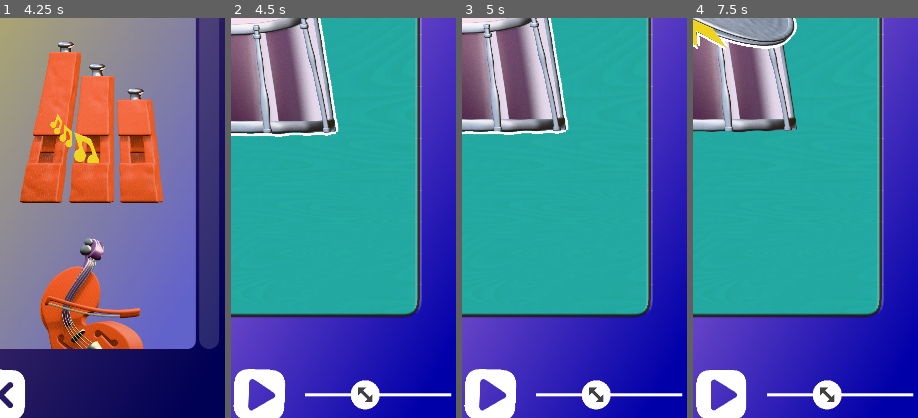
Above: before the commit, frames 1-4 (left to right).
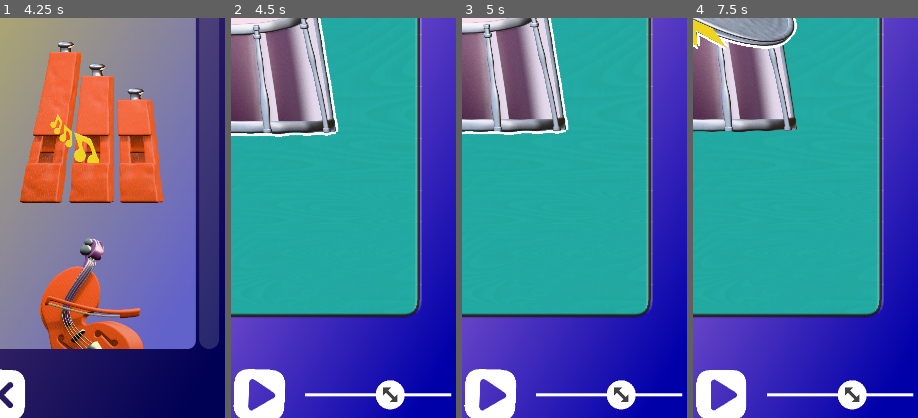
Above: after the commit, the same moments.

Repository: jwotto/speelklok-museum
Game: Godot game, scene res://scenes/main.tscn
Same seed, same stepped clock (60 frames per second), same inputs: the game is played once before the commit and once after it.
Inputs (mouse positions are % of the whole screen's width and height, from its top left):
- Up to frame 1 (4.25 s): click (50, 93) at 0.5 s; tap Enter at 1.25 s; move the mouse to (72, 45) at 1.27 s; tap 1 at 1.35 s; click (72, 45) at 1.42 s; click (50, 93) at 2 s; drag from (30, 55) to (45, 70) at 2.77 s; click (50, 93) at 3.5 s
- Up to frame 2 (4.5 s): click (29, 13) at 4.27 s
- Up to frame 3 (5 s): no input
- Up to frame 4 (7.5 s): click (56, 93) at 5 s; click (50, 93) at 5.75 s; click (44, 93) at 6.5 s; click (71, 13) at 7.27 s
The pictures show only the part of the screen within x 50-100%, y 46-96%; the shares and areas given below are measured in that part.

Frame 1 is identical in both runs. In frame 2, 1.4% of the frame differs, in the area x 53-78%, y 90-98%; in frame 3, 1.4%; in frame 4, 1.4%.

Commit message:
🎵 Audio wobble: snelheid gekoppeld aan magnitude + random fase per sticker
Max scale verlaagd naar 1.5. Wobble snelheid varieert per instrument
(zacht=langzaam, hard=snel). Elke sticker krijgt eigen random startfase.

Co-Authored-By: Claude Opus 4.6 (1M context) <noreply@anthropic.com>

Diff:
--- a/scenes/fase_sticker_placer/fase_sticker_placer.gd
+++ b/scenes/fase_sticker_placer/fase_sticker_placer.gd
@@ -229,13 +229,13 @@
 	tween.tween_property(sticker, "modulate:a", 1.0, 0.15).set_trans(Tween.TRANS_LINEAR)
 
 
-func _process(_delta: float) -> void:
+func _process(delta: float) -> void:
 	if Engine.is_editor_hint():
 		return
 	_check_trash_zone()
 	_update_sliders()
 	if _is_playing:
-		_update_sticker_pulse()
+		_update_sticker_pulse(delta)
 
 
 func _input(event: InputEvent) -> void:
@@ -371,7 +371,7 @@
 	return result
 
 
-func _update_sticker_pulse() -> void:
+func _update_sticker_pulse(delta: float) -> void:
 	## Pas sticker schaal aan op basis van hun instrument's audio amplitude
 	var magnitudes = _audio_player.get_all_magnitudes()
 	for sticker in _sticker_container.get_children():
@@ -379,7 +379,7 @@
 			continue
 		var instrument_id = sticker.scene_file_path.get_file().get_basename()
 		var mag = magnitudes.get(instrument_id, 0.0)
-		sticker.set_audio_pulse(mag)
+		sticker.set_audio_pulse(mag, delta)
 
 
 # === SLIDERS ===
--- a/scenes/fase_sticker_placer/onderdelen/sticker.gd
+++ b/scenes/fase_sticker_placer/onderdelen/sticker.gd
@@ -16,7 +16,7 @@
 ## Minimale schaal als multiplier van de start-grootte (0.3 = 30% van origineel)
 @export var min_scale: float = 0.3
 ## Maximale schaal als multiplier van de start-grootte (2.0 = 2x zo groot)
-@export var max_scale: float = 2.0
+@export var max_scale: float = 1.5
 
 @export_group("Smoothing")
 ## Hoe snel de schaal interpoleert naar target (0-1, hoger = sneller)
@@ -569,23 +569,28 @@
 # === AUDIO PULSE ===
 
 var _audio_pulsing: bool = false
-
-func set_audio_pulse(magnitude: float) -> void:
-	## Pas schaal aan op basis van audio amplitude van dit instrument
-	## Squash & stretch: bij hoge magnitude wordt sticker breder+korter, dan terug
+var _wobble_phase: float = 0.0
+
+func set_audio_pulse(magnitude: float, delta: float) -> void:
+	## Pas schaal + rotatie aan op basis van audio amplitude
 	if dragging:
 		return
 	if not _audio_pulsing:
-		# Eerste frame van pulse: sla huidige rotatie op als basis
 		_target_rotation = rotation
+		_wobble_phase = randf() * TAU  # Random startfase per sticker
 	_audio_pulsing = true
 	_scale_smoothing_active = false
-	var pulse_amount = magnitude * 0.30  # Max 30%
-	var squash_x = 1.0 + pulse_amount  # Breder
-	var squash_y = 1.0 - pulse_amount * 0.4  # Iets korter (40% van de breedte-toename)
+
+	# Scale pulse: max 30% groter
+	var pulse_amount = magnitude * 0.30
+	var squash_x = 1.0 + pulse_amount
+	var squash_y = 1.0 - pulse_amount * 0.4
 	scale = Vector2(_target_scale.x * squash_x, _target_scale.y * squash_y)
-	# Rotatie wobble: bovenop de ingestelde rotatie
-	rotation = _target_rotation + sin(Time.get_ticks_msec() * 0.012) * magnitude * 0.15
+
+	# Wobble: snelheid gekoppeld aan magnitude (zacht=langzaam, hard=snel)
+	var wobble_speed = 3.0 + magnitude * 15.0  # 3-18 rad/s
+	_wobble_phase += wobble_speed * delta
+	rotation = _target_rotation + sin(_wobble_phase) * magnitude * 0.15
 
 
 func reset_audio_pulse() -> void:
